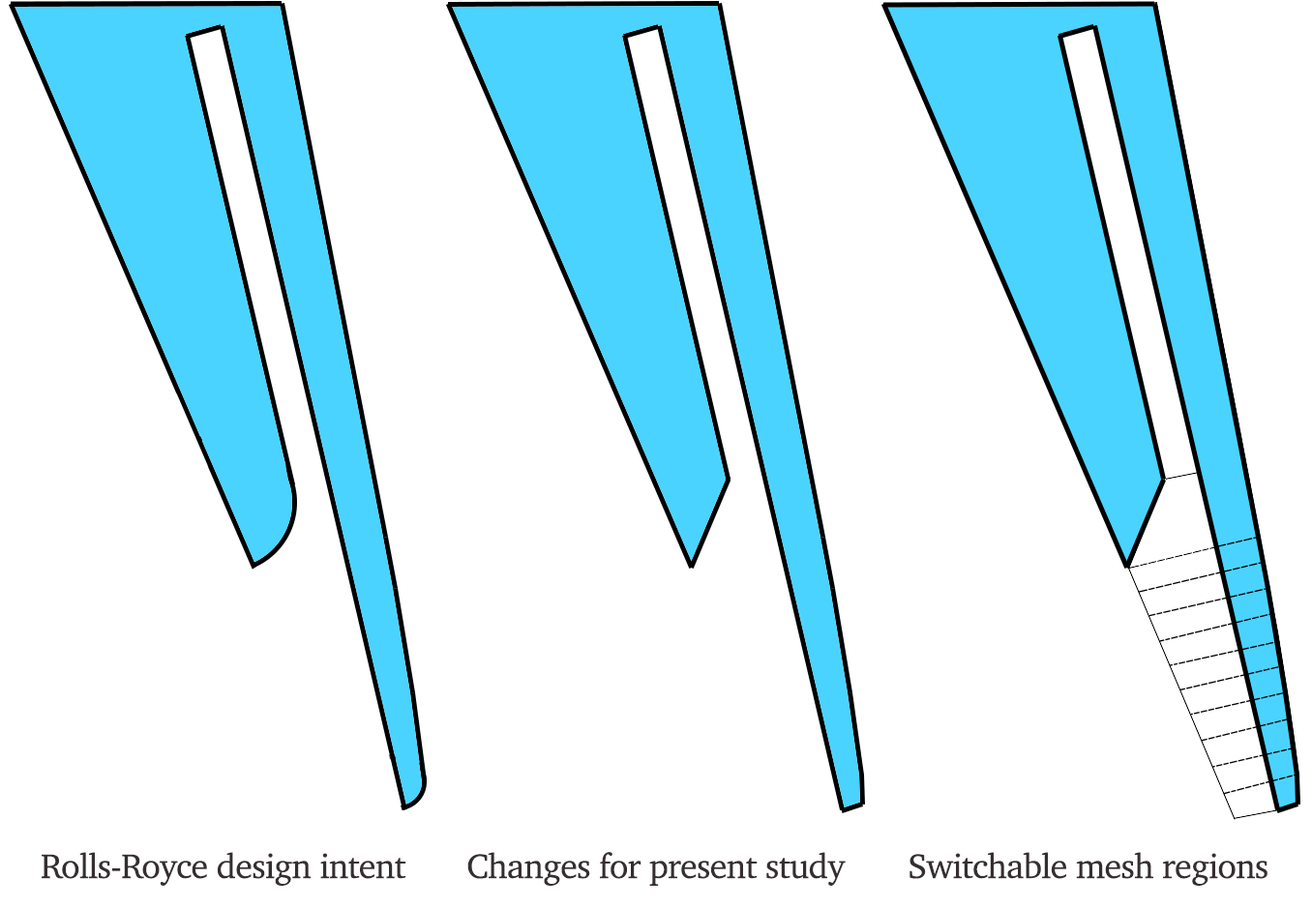
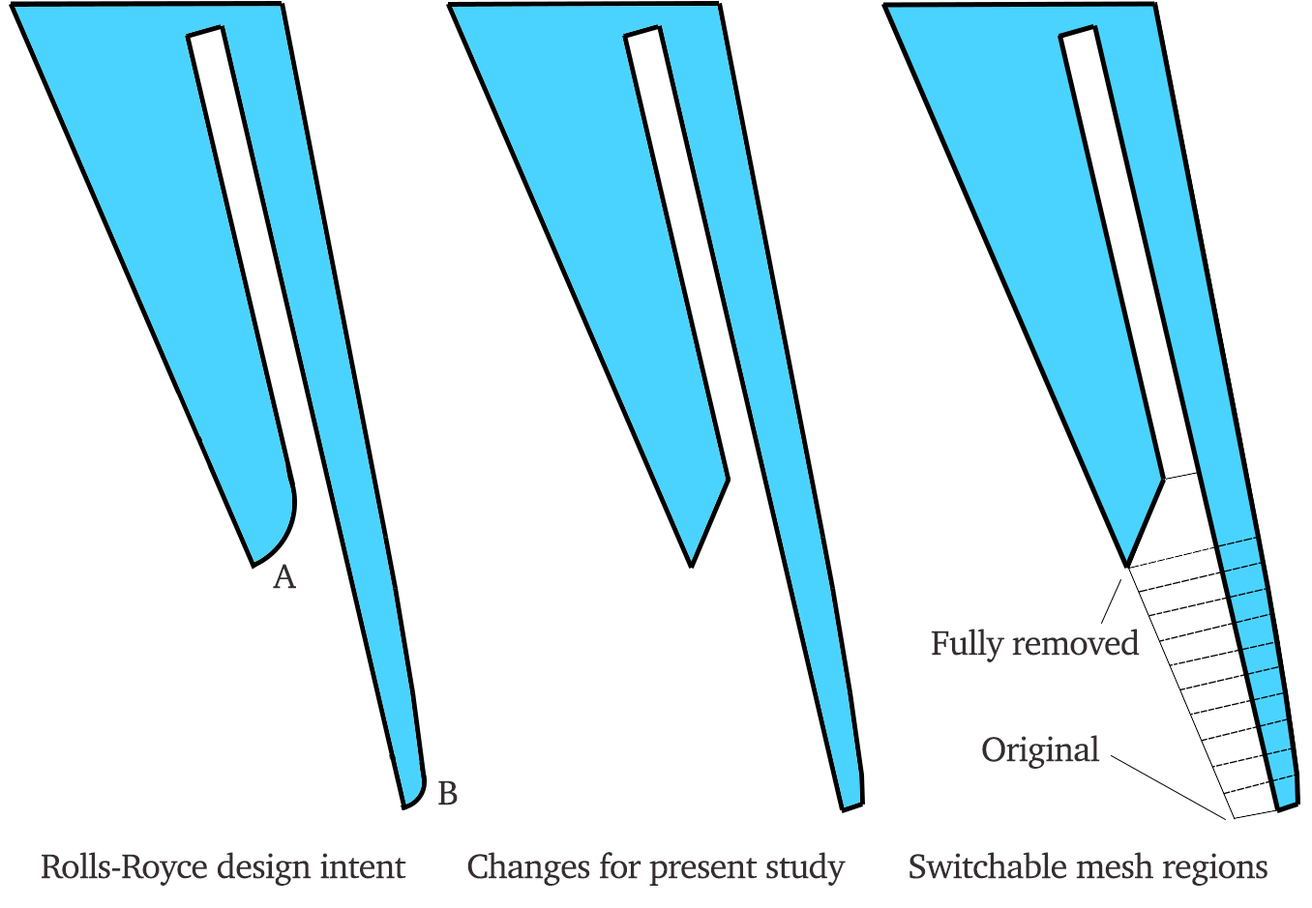
Revision of a layered 1312×908 image; what changed, layer by layer:
added layer "Fully removed" above "Switchable mesh regions" over [930, 628, 1140, 663]
added layer "B" above "A" over [438, 780, 458, 806]
added layer "A" above "Original" over [272, 563, 296, 590]
added layer "Original" above "Rolls-Royce design intent" over [981, 735, 1100, 770]
added layer "Line 1" above "Line 2" over [1110, 755, 1226, 821]
added layer "Line 2" above "Background" over [1100, 579, 1122, 624]
